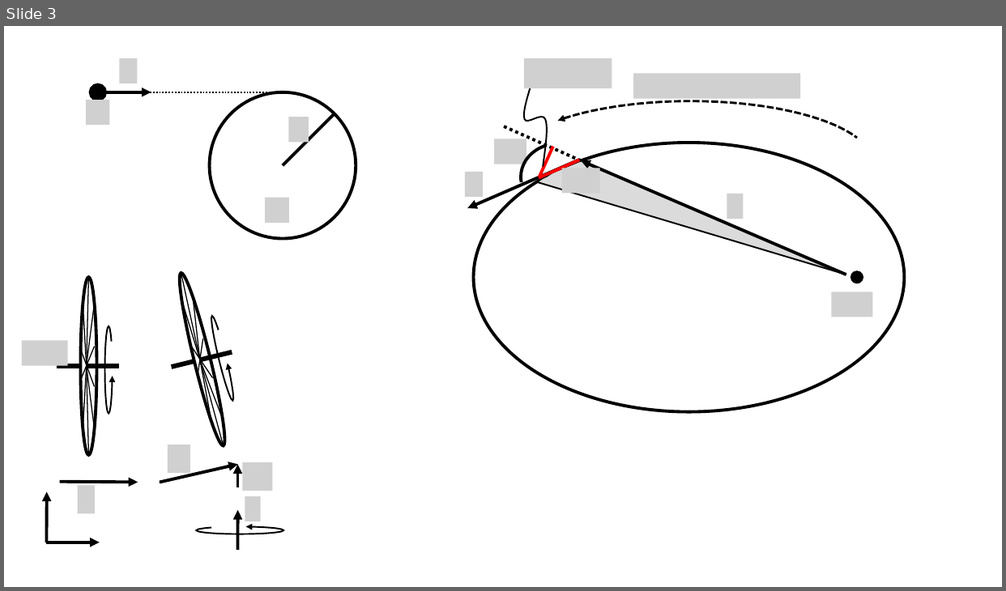
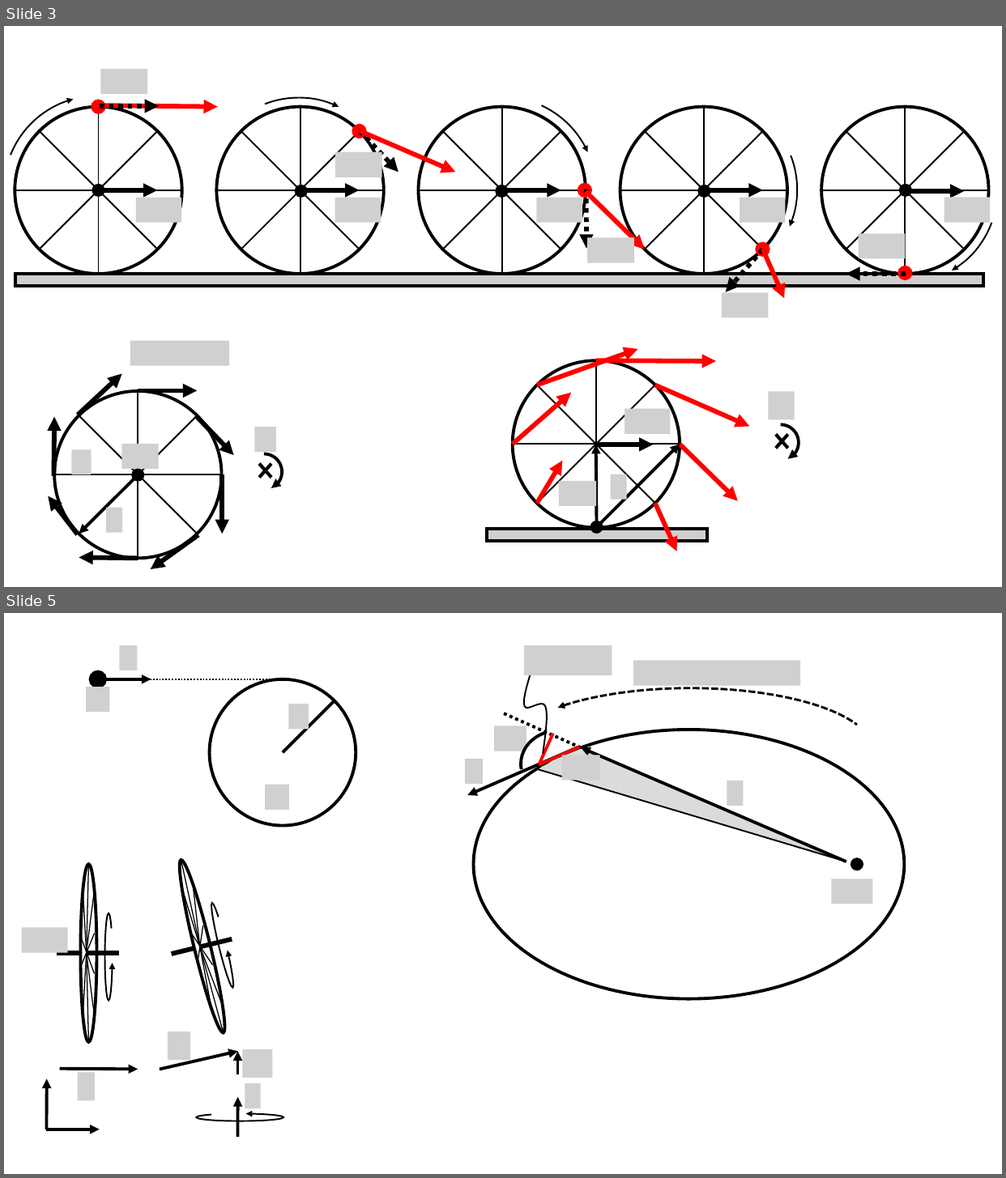
Before and after one commit to OSTP/PhysicsArtofModelling, a slide deck: tex/figures/AngularMomentumRolling/Figures.pptx. Shown one above the other, each under a label of ours: slide 3 before the commit, slides 3 and 5 after it; the slides between them are not shown. The pictures are 1006x591 and 1006x1178 pixels, drawn with LibreOffice and Linux fonts; fonts in the diff are those of the drawing; grey boxes stand for pictures; background and template pictures are left out. Boxes give left, top, right and bottom in pixels: in the first picture for what was removed or moved away, otherwise in the second. Text is boxed around its words. In the diff, an @@ line names an element or a change of style, - is before the commit and + after.

```diff
--- a/tex/figures/AngularMomentumRolling/Figures.pptx
+++ b/tex/figures/AngularMomentumRolling/Figures.pptx
@@ slide 3 added at [4, 26, 1002, 587], background #FFFFFF @@
@@ group added at [4, 69, 998, 318]: 20 lines, 15 ellipses, 14 arrows, 10 pictures, 5 arc (boxed as its full ellipse)s, 1 rectangle @@
@@ group added at [487, 349, 799, 552]: 10 arrows, 4 lines, 4 pictures, 2 ellipses, 1 rectangle, 1 arc (boxed as its full ellipse), 1 cross @@
@@ group added at [49, 341, 282, 570]: 9 arrows, 5 pictures, 4 lines, 2 ellipses, 1 arc (boxed as its full ellipse), 1 cross @@
@@ what was slide 3 is now slide 5 @@
```
Also in this commit, not shown: 2 slides changed, 1 other slide added, 7 other files.
